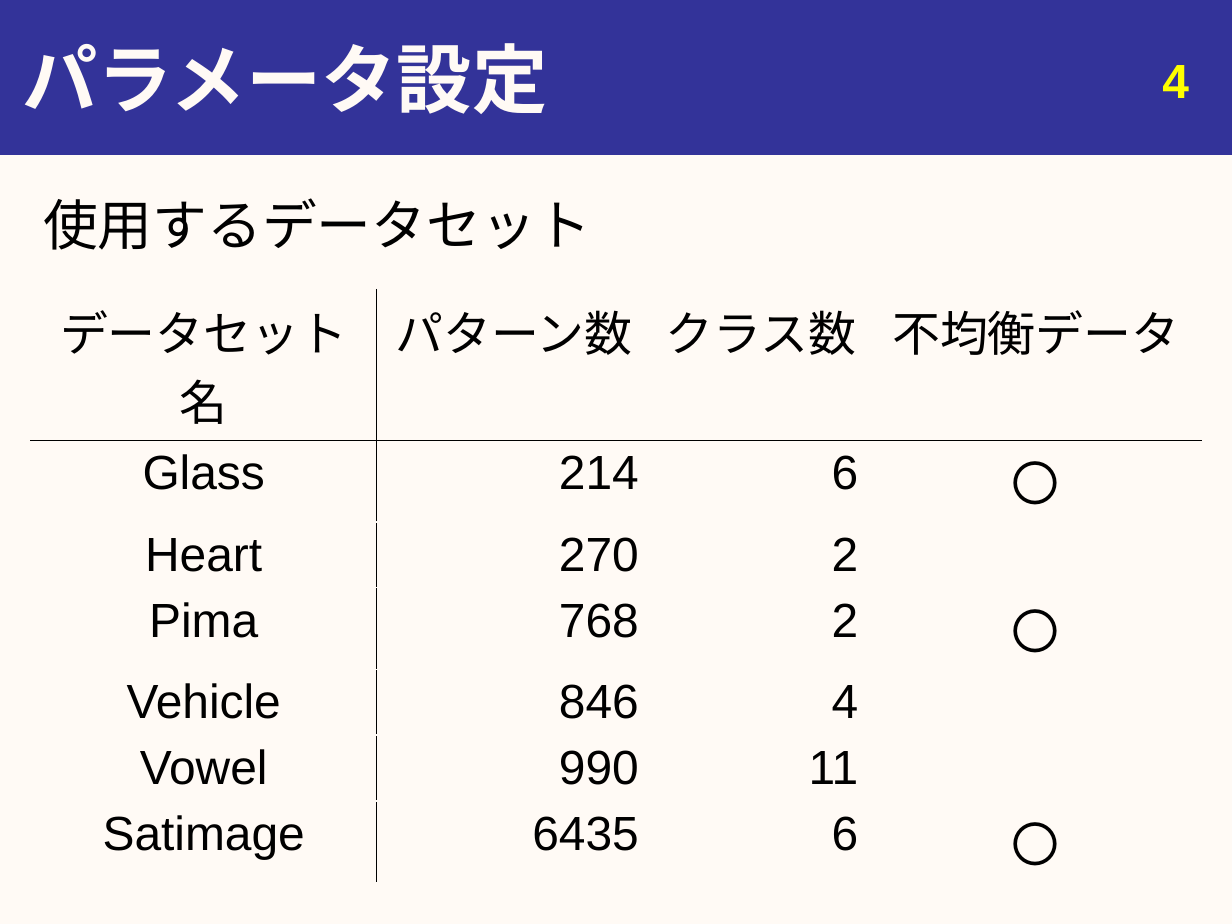
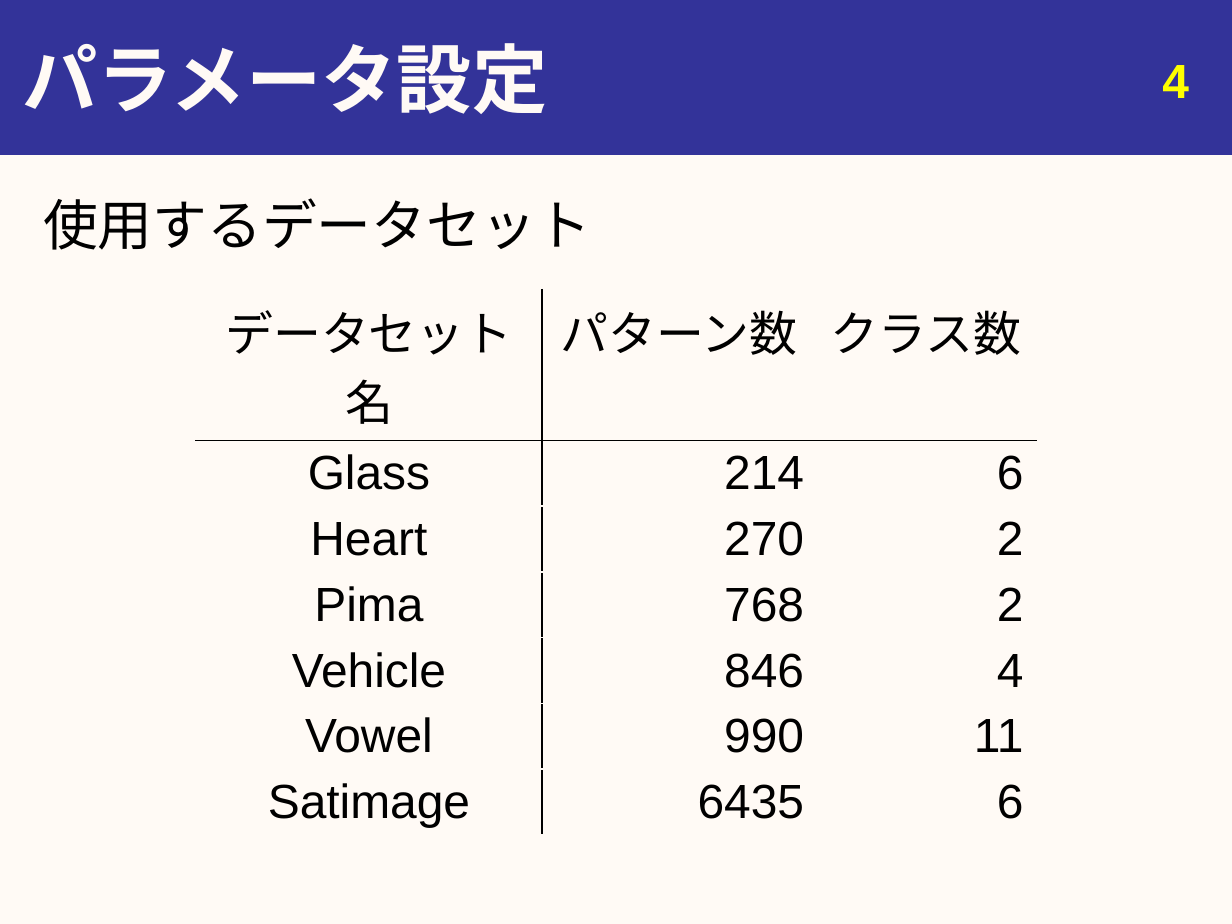
Before and after one commit to youle921/Slide-maintain, a slide deck: slide 4 of slide_0422/20190422_urita.pptx. Drawn at 1232x924 pixels with LibreOffice and Linux fonts; fonts in the diff are those of the drawing. Boxes give left, top, right and bottom in pixels: in the first picture for what was removed or moved away, otherwise in the second. Text is boxed around its words. In the diff, an @@ line names an element or a change of style, - is before the commit and + after.

```diff
--- a/slide_0422/20190422_urita.pptx
+++ b/slide_0422/20190422_urita.pptx
@@ table at bbox=[196, 290, 1036, 831] @@
-column 4: 不均衡データ | 〇 |  | 〇 |  |  | 〇
@@ table: place and size @@
-table at bbox=[31, 290, 1201, 870]
+table at bbox=[196, 290, 1036, 831]
```
Also in this commit, not shown: 3 other slides changed.
